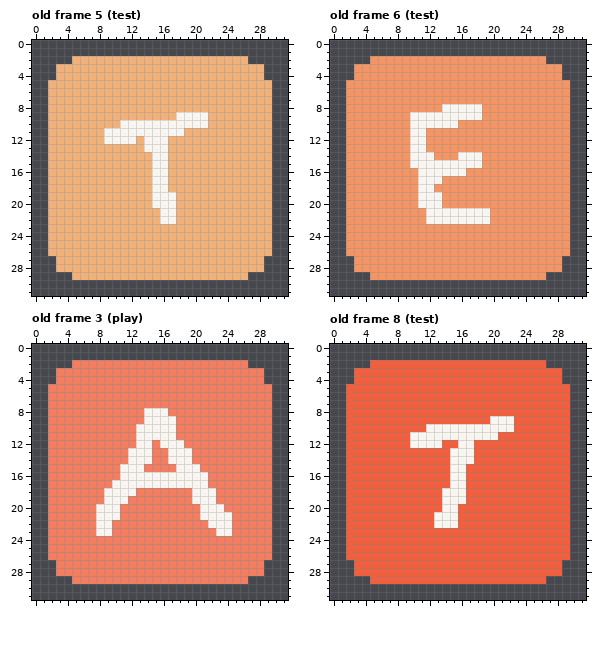
Pixel-art file: gfx/tiles_menu.aseprite. The first picture shows the starting point.
32x32 pixels, 8 frames. Shown: old frame 5 (test), old frame 6 (test), old frame 3 (play), old frame 8 (test). The commit also changed other frames, which this record leaves out.
The result:
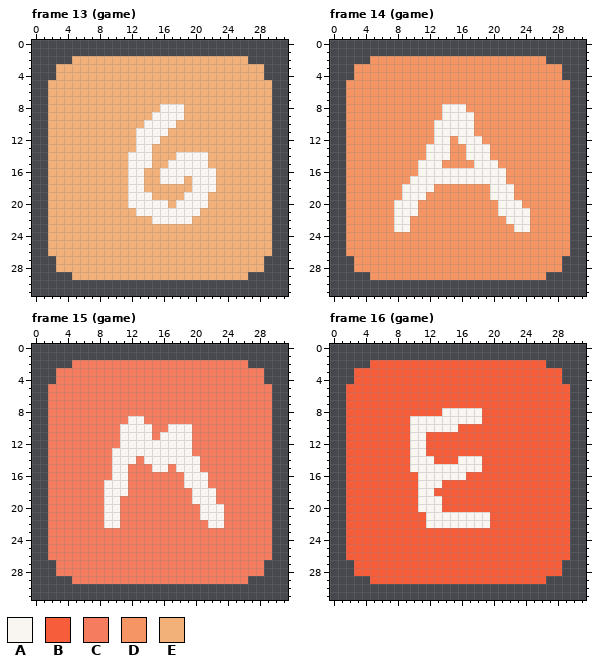
Palette (. is transparent): A #f9f6f2  B #f65e3b  C #f67c60  D #f59563  E #f2b179
A new or re-ordered frame is compared with the old frame closest to it.
The edit:
frames 8 -> 20
Frame 13 (game) is new; against old frame 5 (test):
y 8: x 16..18 EEE -> AAA
y 9: x 15..17 EEE -> AAA; x 19..21 AAA -> EEE
y 10: x 11..13 AAA -> EEE; x 18..21 AAAA -> EEEE
y 11: x 9..12 AAAA -> EEEE; x 17..18 AA -> EE
y 12: x 9..13 AAAAE -> EEEEA; x 16 A -> E
y 13: x 13 E -> A; x 15..16 AA -> EE
y 14: x 12..16 EEEAA -> AAAEE; x 18..21 EEEE -> AAAA
y 15: x 12..21 EEEAAEEEEE -> AAAEEAAAAA
y 16: x 12..13 EE -> AA; x 15 A -> E; x 17..22 EEEEEE -> AAAAAA
y 17: x 12..13 EE -> AA; x 15 A -> E; x 17..18 EE -> AA; x 20..22 EEE -> AAA
y 18: x 12..13 EE -> AA; x 15..16 AA -> EE; x 20..22 EEE -> AAA
y 19: x 12..17 EEEAAA -> AAAEEE; x 19..21 EEE -> AAA
y 20: x 12..14 EEE -> AAA; x 17..21 AEEEE -> EAAAA
y 21: x 13..15 EEE -> AAA; x 18..20 EEE -> AAA
y 22: x 15 E -> A; x 18..19 EE -> AA
Frame 14 (game) is new; against old frame 6 (test):
y 8: x 17..18 AA -> DD
y 9: x 10..13 AAAA -> DDDD; x 18 A -> D
y 10: x 10..12 AAA -> DDD; x 16..17 DD -> AA
y 11: x 10..11 AA -> DD; x 13..17 DDDDD -> AAAAA
y 12: x 10..11 AA -> DD; x 13..14 DD -> AA; x 16..18 DDD -> AAA
y 13: x 10..14 AADDD -> DDAAA; x 17..19 DDD -> AAA
y 14: x 10..11 AA -> DD; x 13..14 DD -> AA; x 16 A -> D; x 19 D -> A
y 15: x 10 A -> D; x 14..17 AAAA -> DDDD; x 19..20 DD -> AA
y 16: x 17..21 DDDDD -> AAAAA
y 17: x 10 D -> A; x 14..21 DDDDDDDD -> AAAAAAAA
y 18: x 9..10 DD -> AA; x 20..22 DDD -> AAA
y 19: x 9..10 DD -> AA; x 12..13 AA -> DD; x 20..22 DDD -> AAA
y 20: x 8..13 DDDAAA -> AAADDD; x 21..23 DDD -> AAA
y 21: x 8..10 DDD -> AAA; x 12..19 AAAAAAAA -> DDDDDDDD; x 21..24 DDDD -> AAAA
y 22: x 8..9 DD -> AA; x 12..19 AAAAAAAA -> DDDDDDDD; x 22..24 DDD -> AAA
y 23: x 8..9 DD -> AA; x 23..24 DD -> AA
Frame 15 (game) is new; against old frame 3 (play):
y 8: x 14..16 AAA -> CCC
y 9: x 12..17 CCAAAA -> AACCCC
y 10: x 11..12 CC -> AA; x 15..16 AA -> CC; x 18..19 CC -> AA
y 11: x 11..12 CC -> AA; x 15 A -> C; x 18..19 CC -> AA
y 12: x 11..12 CC -> AA; x 15 C -> A; x 19 C -> A
y 13: x 10..11 CC -> AA; x 15..16 CC -> AA
y 14: x 10..11 CC -> AA; x 13 A -> C; x 15..16 CC -> AA; x 20 C -> A
y 15: x 10 C -> A; x 12..13 AA -> CC; x 15..16 CC -> AA
y 16: x 10 C -> A; x 12..18 AAAAAAA -> CCCCCCC
y 17: x 9 C -> A; x 12..18 AAAAAAA -> CCCCCCC
y 18: x 12 A -> C
y 19: x 11 A -> C
y 20: x 8 A -> C
y 21: x 8 A -> C; x 24 A -> C
y 22: x 8 A -> C; x 10 C -> A; x 24 A -> C
y 23: x 8..9 AA -> CC; x 23..24 AA -> CC
Frame 16 (game) is new; against old frame 8 (test):
y 8: x 14..18 BBBBB -> AAAAA
y 9: x 10..18 BBBBBBBBB -> AAAAAAAAA; x 20..22 AAA -> BBB
y 10: x 10..11 BB -> AA; x 16..22 AAAAAAA -> BBBBBBB
y 11: x 12..20 AAAAAAAAA -> BBBBBBBBB
y 12: x 12..13 AA -> BB; x 16..17 AA -> BB
y 13: x 10..11 BB -> AA; x 15..17 AAA -> BBB
y 14: x 10..12 BBB -> AAA; x 15 A -> B; x 18 B -> A
y 15: x 10..14 BBBBB -> AAAAA; x 17..18 BB -> AA
y 16: x 11..14 BBBB -> AAAA
y 17: x 11..13 BBB -> AAA; x 15..16 AA -> BB
y 18: x 11..12 BB -> AA; x 14..16 AAA -> BBB
y 19: x 11..16 BBBAAA -> AAABBB
y 20: x 11..15 BBBAA -> AAABB
y 21..22: x 12 B -> A; x 16..19 BBBB -> AAAA
Pixel boxes of the changes (left, top, right, bottom) in both pictures:
changed: (104, 104, 216, 224)
changed: (394, 104, 530, 232)
changed: (96, 408, 200, 536)
changed: (216, 512, 232, 536)
changed: (410, 408, 514, 528)
